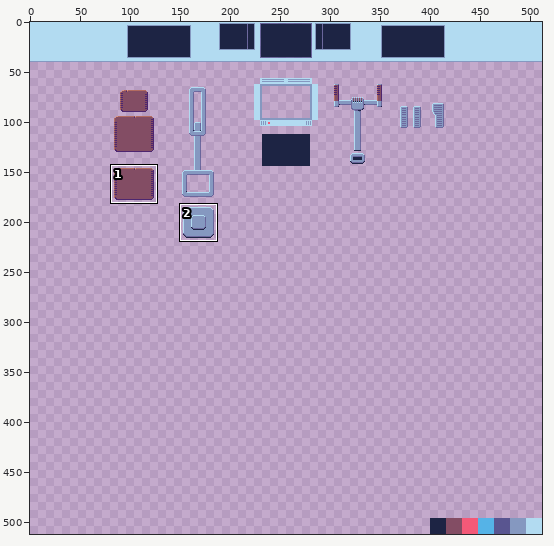
File history of a pixel-art file, level/spaceship/materials/cockpit.aseprite. The first picture is a wide view before the edit; the outline marks the close-up.
Close-up. Before:
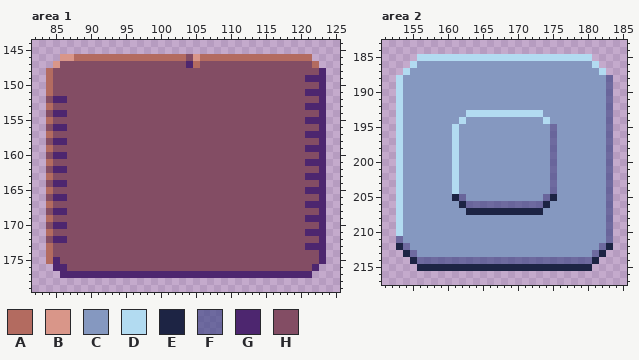
512x512 pixels, 1 frame. Colours within 5 levels of each other are drawn and written as one. Shown: area 1: x 82..125, y 144..179; area 2: x 151..185, y 183..217. The commit also changed other parts of the picture, which this record leaves out.
Palette (. is transparent): A #b36b60  B #d99689  C #8598c0  D #b2dbf1  E #1d2444  F #3d4685a2  G #4d266f  H #834d64
And afterwards:
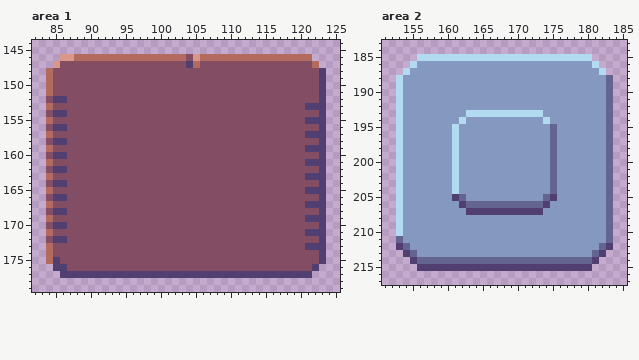
Edits made:
Colour E changes from #1d2444 to #513f71.
Colour F changes from #3d4685a2 to #63648f.
Area 1:
Colour E replaces colour G in row 147 at x 104; in rows 148 to 151 at x 123; in row 152 at x 85 to 86 and 123; in row 153 at x 121 to 123; in row 154 at x 85 to 86 and 123; in row 155 at x 121 to 123.
Colour E replaces colour G in row 156 at x 85 to 86 and 123; in row 157 at x 121 to 123; in row 158 at x 85 to 86 and 123; in row 159 at x 121 to 123; in row 160 at x 85 to 86 and 123; in row 161 at x 121 to 123.
Colour E replaces colour G in row 162 at x 85 to 86 and 123; in row 163 at x 121 to 123; in row 164 at x 85 to 86 and 123; in row 165 at x 121 to 123; in row 166 at x 85 to 86 and 123; in row 167 at x 121 to 123.
Colour E replaces colour G in row 168 at x 85 to 86 and 123; in row 169 at x 121 to 123; in row 170 at x 85 to 86 and 123; in row 171 at x 121 to 123; in row 172 at x 85 to 86 and 123; in row 173 at x 121 to 123.
Colour E replaces colour G in row 174 at x 123; in row 175 at x 85 and 123; in row 176 at x 85 to 86 and 122; in row 177 at x 86 to 121.
Colour H replaces colour G in row 149 at x 121 to 122; in row 151 at x 121 to 122.
Boxes around the changes in both close-ups, in picture pixels (x1, y1, x2, y2):
changed: (186, 61, 193, 68)
changed: (53, 68, 326, 278)
changed: (396, 75, 613, 271)
